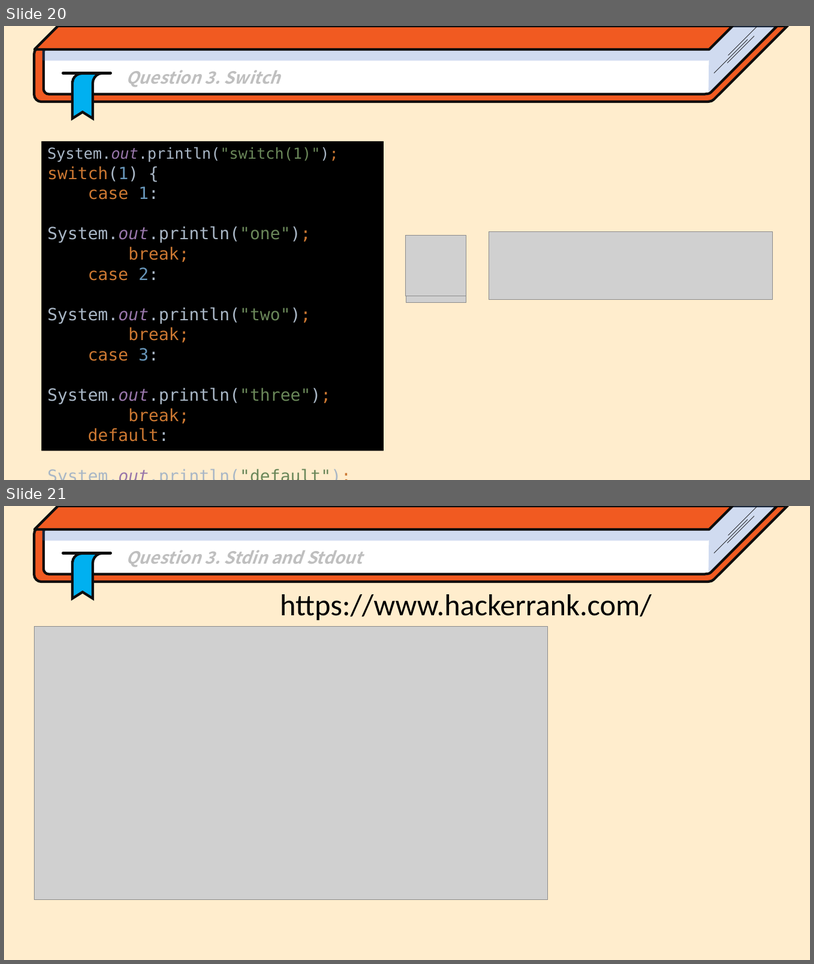
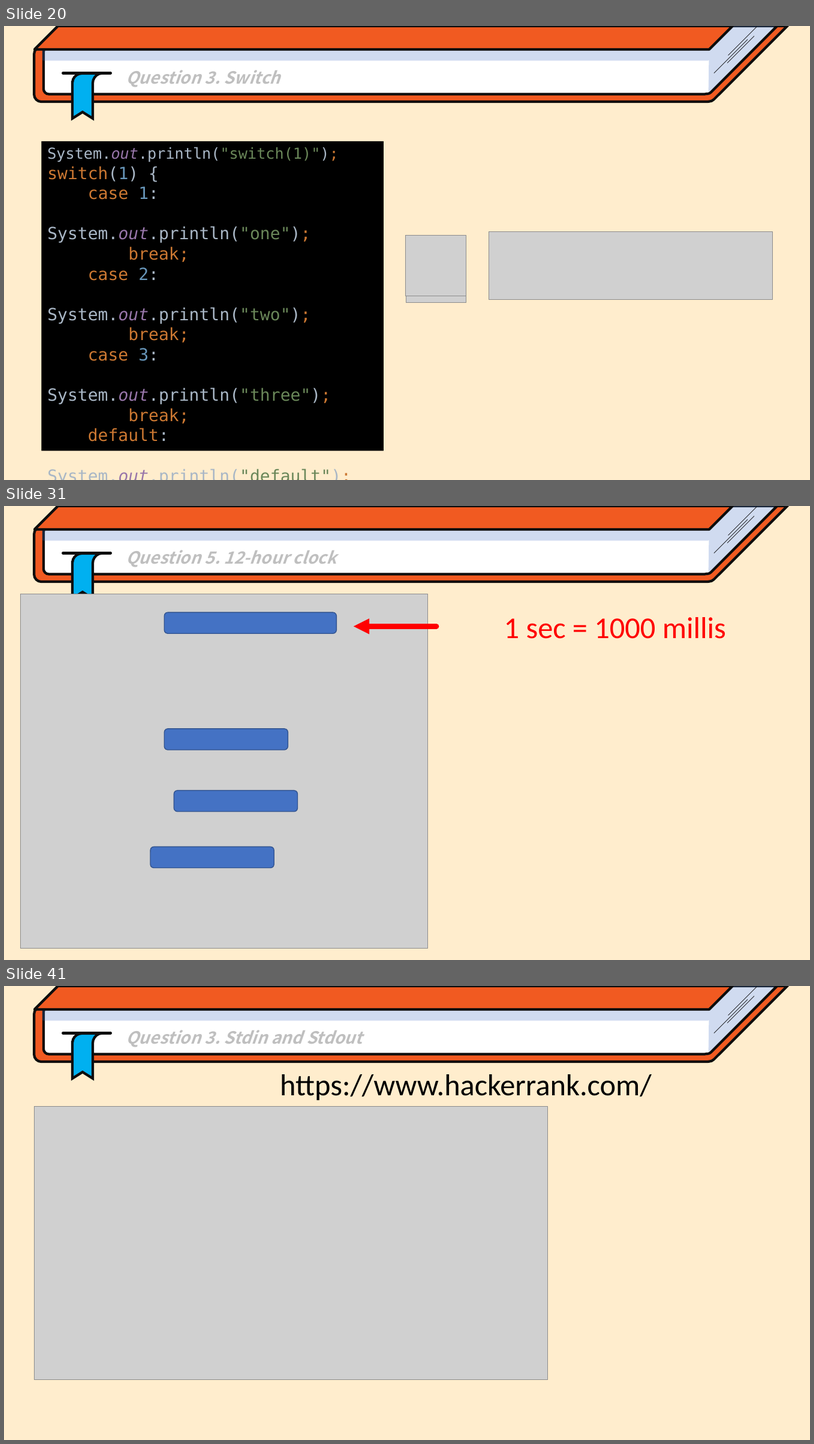
Before and after one commit to Park-Minjoo/ObjectOrientedProgramming_2023_JIU, a slide deck: Practice/Chap3/Chap3_If-statement.pptx. Shown one above the other, each under a label of ours: slides 20 and 21 before the commit, slides 20, 31 and 41 after it; the slides between them are not shown. The pictures are 814x964 and 814x1444 pixels, drawn with LibreOffice and Linux fonts; fonts in the diff are those of the drawing; grey boxes stand for pictures. Boxes give left, top, right and bottom in pixels: in the first picture for what was removed or moved away, otherwise in the second. Text is boxed around its words. In the diff, an @@ line names an element or a change of style, - is before the commit and + after.

```diff
--- a/Practice/Chap3/Chap3_If-statement.pptx
+++ b/Practice/Chap3/Chap3_If-statement.pptx
@@ slide 31 added at (x1=4, y1=506, x2=810, y2=960), background #FFEDCD @@
@@ group added at (x1=34, y1=506, x2=788, y2=598): 4 freeform shapes, 4 lines, 1 parallelogram @@
@@ text added at (x1=126, y1=550, x2=337, y2=567), 20 pt, text #BFBFBF, bold, italic @@
+  Question 5. 12-hour clock
@@ picture added at (x1=20, y1=594, x2=429, y2=948) @@
@@ rounded rectangle added at (x1=164, y1=612, x2=337, y2=634), fill #4472C4, outline #325491 1 pt @@
@@ arrow added from (437, 627) to (354, 627), #FF0000 6.25 pt @@
@@ text added at (x1=504, y1=617, x2=726, y2=639), 36 pt, text #FF0000 @@
+1 sec = 1000 millis
@@ rounded rectangle added at (x1=164, y1=729, x2=288, y2=750), fill #4472C4, outline #325491 1 pt @@
@@ rounded rectangle added at (x1=174, y1=790, x2=298, y2=811), fill #4472C4, outline #325491 1 pt @@
@@ rounded rectangle added at (x1=150, y1=847, x2=275, y2=868), fill #4472C4, outline #325491 1 pt @@
@@ what was slide 21 is now slide 41 @@
```
Also in this commit, not shown: 19 other slides added, 1 other file.
